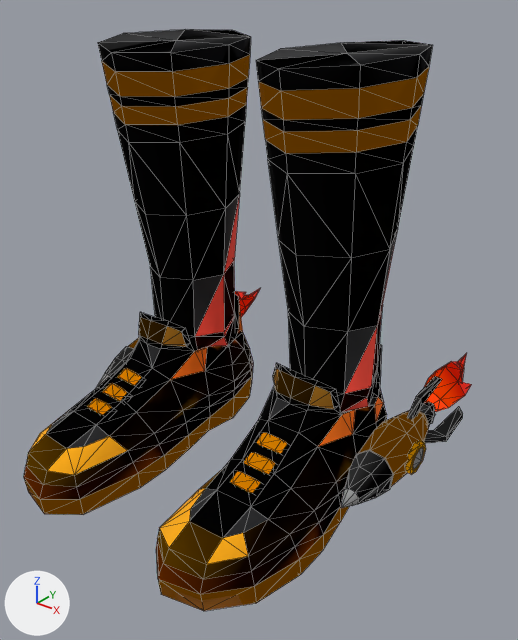
Renders of the glTF model assets/moonshot_2020/feet/ms_goldenboots/MoonShot_2020_GoldenBoots.glb from each side of a commit.
Before and after are seen from a 50 mm lens placed at (0.398, -0.487, 0.449), pointed at (0.01, -0.002, 0.148). Arrows for +X, +Y and +Z are at lower left; the lights stay in place. Mesh edges are drawn as thin lines. Where no turn or scale is listed for an object, it has been applied to the vertices. Vertices at the same position are counted once.

In view in the first picture: 'M_Feet_MS_GoldernBoots'.
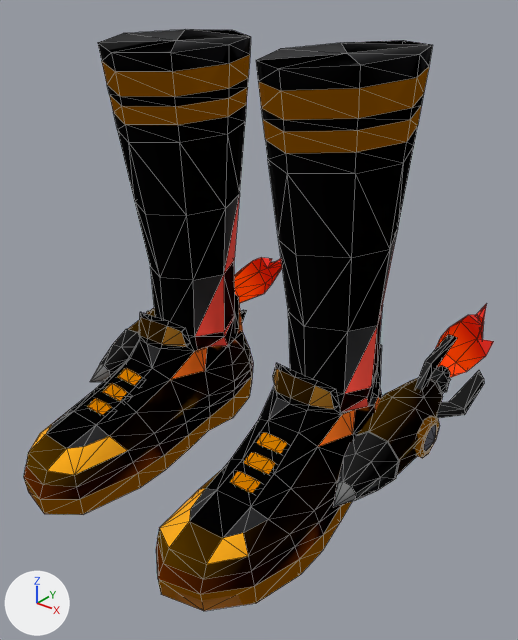
Location of each change, [x1, y1, x2, y2] in pixels of the pictures (518 x 640 px; the box of a moved part takes in the faces that stretch with it):
'M_Feet_MS_GoldernBoots', reshaped
    before: [24, 29, 472, 611]
    after: [24, 29, 494, 611]
part 1 of me_mesh_000, moved or reshaped
    before: [407, 376, 442, 420]
    after: [415, 334, 457, 390]
part 2 of me_mesh_000, moved or reshaped (not visible before)
    after: [241, 310, 247, 322]
part 3 of me_mesh_000, moved or reshaped
    before: [406, 440, 426, 474]
    after: [415, 416, 440, 458]
part 4 of me_mesh_000, rebuilt
    before: [97, 338, 139, 387]
    after: [90, 308, 155, 382]
part 5 of me_mesh_000, rebuilt (24% wider, 34% taller)
    before: [341, 402, 435, 508]
    after: [333, 365, 450, 507]
part 6 of me_mesh_000, added (red)
    after: [436, 303, 494, 377]
part 7 of me_mesh_000, added (red)
    after: [235, 257, 282, 303]
part 8 of me_mesh_000, added (black)
    after: [437, 370, 484, 418]
part 9 of me_mesh_000, deleted (black)
    before: [424, 407, 463, 443]
part 10 of me_mesh_000, deleted (red)
    before: [424, 353, 472, 412]
part 11 of me_mesh_000, deleted
    before: [235, 288, 260, 317]

The change in detail:
me_mesh_000 is used by ob_m_feet_ms_goldernboots; location (0.0, 0.0, 0.0).
me_mesh_000 had 952 vertices, 1816 faces and spanned x -0.189..0.189, y -0.211..0.193, z 0.001..0.398.
me_mesh_000 now has 952 vertices, 1816 faces and spans x -0.197..0.193, y -0.211..0.252, z 0.001..0.398.
me_mesh_000 part 1: the loose piece of 16 vertices spanning x 0.151..0.16, y 0.034..0.105, z 0.066..0.095 is turned 4.6 degrees about the x axis through its middle and scaled by 1.25, then moved by (-0.004, 0.028, 0.025).
me_mesh_000 part 2: the loose piece of 16 vertices spanning x -0.154..-0.142, y 0.045..0.118, z 0.016..0.043 is turned 2.5 degrees about the x axis through its middle and scaled by 1.25, then moved by (0.002, 0.033, 0.015).
me_mesh_000 part 3: the loose piece of 33 vertices spanning x 0.172..0.182, y 0.002..0.034, z 0.037..0.068 is turned 4.6 degrees about the x axis through its middle and scaled by 1.25, then moved by (0.001, 0.018, 0.013).
me_mesh_000 part 4: the loose piece of 81 vertices spanning x -0.176..-0.13, y -0.076..0.093, z 0.026..0.079 is rebuilt with 81 vertices and now spans x -0.181..-0.123, y -0.084..0.128, z 0.036..0.104, in mat_avatarwearable_mat.
me_mesh_000 part 5: the loose piece of 81 vertices spanning x 0.13..0.176, y -0.076..0.093, z 0.026..0.079 is rebuilt with 81 vertices and now spans x 0.119..0.177, y -0.08..0.131, z 0.03..0.1, in mat_avatarwearable_mat.
me_mesh_000 part 6: a new loose piece of 40 vertices spanning x 0.118..0.169, y 0.12..0.252, z 0.069..0.119, in mat_avatarwearable_emissive_mat.
me_mesh_000 part 7: a new loose piece of 40 vertices spanning x -0.174..-0.122, y 0.118..0.251, z 0.068..0.118, in mat_avatarwearable_emissive_mat.
me_mesh_000 part 8: a new loose piece of 16 vertices spanning x 0.157..0.193, y 0.058..0.148, z 0.068..0.086, in mat_avatarwearable_mat.
me_mesh_000 part 9: the loose piece of 16 vertices spanning x 0.161..0.189, y 0.036..0.108, z 0.053..0.063 is deleted.
me_mesh_000 part 10: 40 vertices removed from x 0.129..0.17, y 0.086..0.193, z 0.046..0.086.
me_mesh_000 part 11: 40 vertices removed from x -0.17..-0.129, y 0.086..0.193, z 0.046..0.086.
